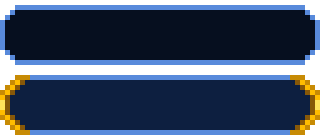
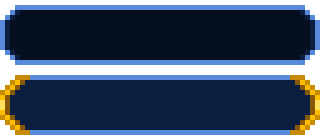
The second 320 × 140 image is a revision of the first. Changes to its layers:
painted on "sb" over bbox(5, 10, 315, 60)
